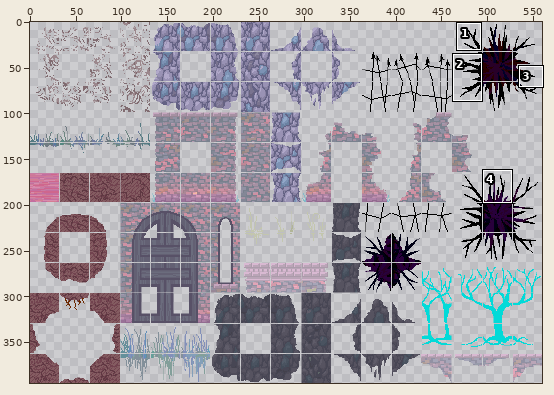
Sprite sheet: Assets/Sprites/Palettes/Tile Sprites/Tileset2.png. The picture above shows the old version from afar; the outline marks the close-up.
Close-up. Old version:
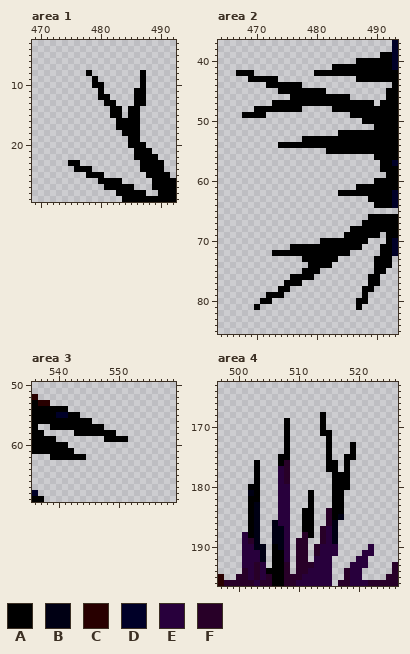
The file is 560x395 pixels. Colours within 5 levels of each other are drawn and written as one. Shown: area 1: x 469..492, y 3..29; area 2: x 464..493, y 37..85; area 3: x 536..559, y 50..69; area 4: x 497..526, y 163..196. The commit also changed other parts of the picture, which this record leaves out.
Palette (. is transparent): A #000000  B #000014  C #280000  D #000028  E #28003c  F #280028
Pixels before, area 1, first column x 475:
 8 ...A........A.....
 9 ....A.......A.....
10 ....AA......A.....
11 .....A.....AA.....
12 .....AA....AA.....
13 ......AA...AA.....
14 .......AA.AA......
15 .......AA.AA......
16 ........AAAA......
17 ........AAAA......
18 .........AAA......
19 ..........AA......
20 ..........AAA.....
21 ...........AAA....
22 ...........AAAA...
23 AA..........AAAA..
24 .AAA........AAAA..
25 ...AAA.......AAAA.
26 .....AAAA.....AAAA
27 ......AAAAA...AAAA
28 ........AAAAA..AAA
29 .........AAAAAAAAA
Pixels before, area 2, first column x 467:
37 ..........................D
38 ..........................D
39 ........................AAD
40 ....................AAAAAAD
41 ................AAAAAAAAAAD
42 AAA..........AAAAAAAAAAAAAA
43 ..AAAAA.............AAAAAAA
44 .....AAAAAA...............A
45 .......AAAAAAAA..........AA
46 .........AAAAAAAAAA......AA
47 ......AAAAAAAAAAAAAAAAA.AAA
48 ...AAAAAAAA.....AAAAAAAAAAA
49 .AAAA..............AAAAAAAA
50 .....................AAAAAA
51 .......................AAAA
52 .................AAAAAAAAAA
53 ...........AAAAAAAAAAAAAAAA
54 .......AAAAAAAAAAAAAAAAAAAA
55 ...............AAAAAAAAAAAA
56 .......................AAAA
57 ........................AAD
58 ........................AAA
59 .........................AA
60 .......................AAAA
61 ....................AAAAAAA
62 .................AAAAAAAAAD
63 ......................AAAAD
64 .......................AAAD
65 ...........................
66 ......................AAAAA
67 .....................AAAAAA
68 ...................AAAAAAAA
69 ..................AAAAAA.AA
70 ..............AAAAAAAA...AD
71 .........AAAAAAAAAAAA...AAD
72 ......AAAAAAAAAAAAA.....AAD
73 ...........AAAAAA......AAA.
74 ............AAAA.......AAA.
75 ...........AAA.........AA..
76 .........AAAA.........AA...
77 ........AAA...........AA...
78 .......AA............AA....
79 .....AAA.............A.....
80 ....AA..............AA.....
81 ...A................A......
Pixels before, area 3, first column x 536:
52 C...............
53 ACC.............
54 AAAAAA..........
55 AAAADDAA........
56 AAAAAAAAAA......
57 A..AAAAAAAAA....
58 AA.....AAAAAAA..
59 AAAA........AAAA
60 AAAAAA..........
61 AAAAAAA.........
62 ...AAAAAA.......
63 ................
64 ................
65 ................
66 ................
67 ................
68 D...............
69 AA..............
Pixels before, area 4, first column x 497:
168 .................A............
169 ...........A.....A............
170 ...........A.....A............
171 ...........A.....AA...........
172 ...........A......A...........
173 ...........A......A...A.......
174 ...........A......A...A.......
175 ..........AA......A..AA.......
176 ......A...AF......AA.A........
177 ......A...EF......AA.A........
178 ......A...EF.......AAA........
179 ......A...EF.......AAA........
180 .....AA...EE.......AAA........
181 .....BA...EE...A...AA.........
182 .....AA...EE...A...AA.........
183 .....AB...EE...A...AA.........
184 .....AB...EE..AA..FAA.........
185 .....AB...EE..AA..FAB.........
186 .....AB..BEE..AA..FB..........
187 .....AB..BBE..AA.FEB..........
188 ....EAB..BBE..FA.FEB..........
189 ....EFB..BBE.FF..FEB..........
190 ....EEBB.ABE.FF.FEEE.....E....
191 ....EEEB.AAE.FF.FEEE....EE....
192 ....EEEB.AAE.FF.EEE....EE.....
193 ....EEFE.AAF.FFFEEE...EEE....F
194 ....FEFEAAAF.FFEEEE..FEE.....F
195 C..FFEFEFAAFFFEEEEE..FEE....FF
196 CFFFFFEFFAAFFEEEEEE.FFEEEFFFFF
The result:
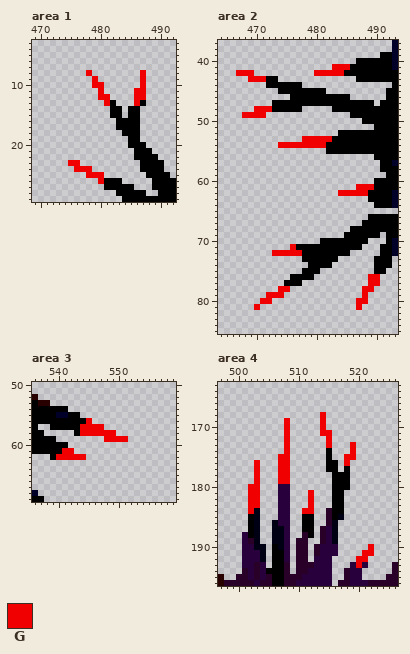
Colours new in this view: G #f00000
What changed:
Area 1:
y 8: x 478 A -> G; x 487 A -> G
y 9: x 479 A -> G; x 487 A -> G
y 10: x 479..480 AA -> GG; x 487 A -> G
y 11: x 480 A -> G; x 486..487 AA -> GG
y 12: x 480..481 AA -> GG; x 486..487 AA -> GG
y 13: x 481 A -> G; x 486 A -> G
y 23: x 475..476 AA -> GG
y 24: x 476..478 AAA -> GGG
y 25: x 478..480 AAA -> GGG
y 26: x 480 A -> G
Area 2:
y 41: x 483..485 AAA -> GGG
y 42: x 467..469 AAA -> GGG; x 480..484 AAAAA -> GGGGG
y 43: x 469..471 AAA -> GGG
y 48: x 470..472 AAA -> GGG
y 49: x 468..471 AAAA -> GGGG
y 53: x 478..482 AAAAA -> GGGGG
y 54: x 474..481 AAAAAAAA -> GGGGGGGG
y 61: x 487..489 AAA -> GGG
y 62: x 484..488 AAAAA -> GGGGG
y 71: x 476 A -> G
y 72: x 473..477 AAAAA -> GGGGG
y 76..77: x 489..490 AA -> GG
y 78: x 474..475 AA -> GG; x 488..489 AA -> GG
y 79: x 472..474 AAA -> GGG; x 488 A -> G
y 80: x 471..472 AA -> GG; x 487..488 AA -> GG
y 81: x 470 A -> G; x 487 A -> G
Area 3:
y 56: x 545 A -> G
y 57: x 544..547 AAAA -> GGGG
y 58: x 544..549 AAAAAA -> GGGGGG
y 59: x 548..551 AAAA -> GGGG
y 61: x 541..542 AA -> GG
y 62: x 540..544 AAAAA -> GGGGG
Area 4:
y 168: x 514 A -> G
y 169..170: x 508 A -> G; x 514 A -> G
y 171: x 508 A -> G; x 514..515 AA -> GG
y 172: x 508 A -> G; x 515 A -> G
y 173: x 508 A -> G; x 515 A -> G; x 519 A -> G
y 174: x 508 A -> G; x 519 A -> G
y 175: x 507..508 AA -> GG; x 518..519 AA -> GG
y 176: x 503 A -> G; x 507..508 AF -> GG; x 518 A -> G
y 177..179: x 503 A -> G; x 507..508 EF -> GG
y 180: x 502..503 AA -> GG
y 181: x 502..503 BA -> GG; x 512 A -> G
y 182: x 502..503 AA -> GG; x 512 A -> G
y 183: x 502..503 AB -> GG; x 512 A -> G
y 184: x 502 A -> G; x 511..512 AA -> GG
y 190: x 522 E -> G
y 191: x 521..522 EE -> GG
y 192: x 520..521 EE -> GG
y 193: x 520 E -> G
